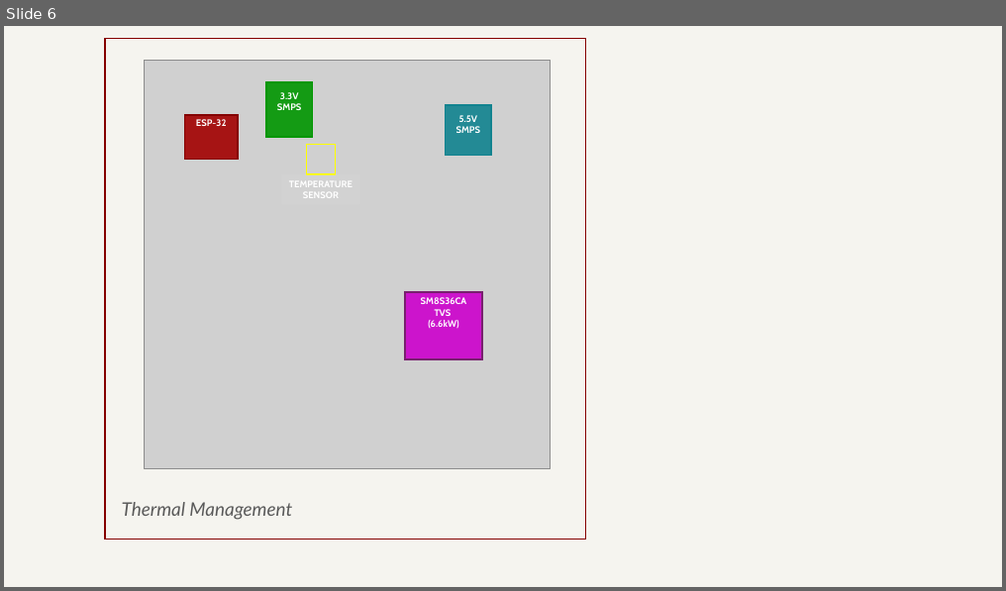
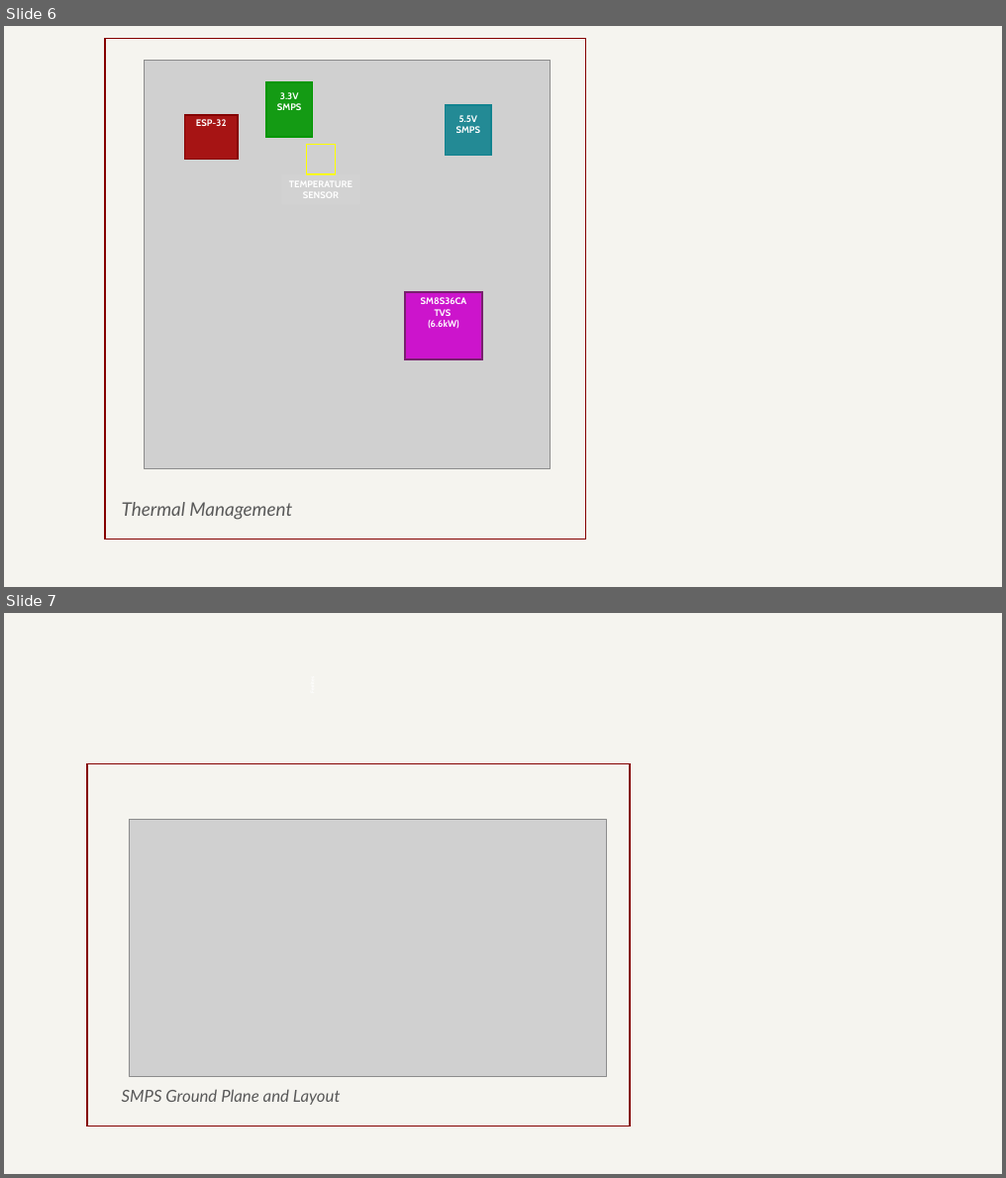
Before and after one commit to SCADYS-IO/docs.scadys.io, a slide deck: .assets/diagrams.pptx. Shown one above the other, each under a label of ours: slide 6 before the commit, slides 6 and 7 after it. The pictures are 1006x591 and 1006x1178 pixels, drawn with LibreOffice and Linux fonts; fonts in the diff are those of the drawing; grey boxes stand for pictures. Boxes give left, top, right and bottom in pixels: in the first picture for what was removed or moved away, otherwise in the second. Text is boxed around its words. In the diff, an @@ line names an element or a change of style, - is before the commit and + after.

```diff
--- a/.assets/diagrams.pptx
+++ b/.assets/diagrams.pptx
@@ slide 7 added at (x1=4, y1=613, x2=1002, y2=1174), background #F5F4EF @@
@@ rectangle added at (x1=87, y1=764, x2=629, y2=1127), fill #F5F4EF, outline #840000 1.5 pt @@
@@ picture added at (x1=129, y1=820, x2=607, y2=1077) @@
@@ title added at (x1=122, y1=1089, x2=341, y2=1105), 16 pt, text #595959, italic @@
+SMPS Ground Plane and Layout
```
Also in this commit, not shown: 11 other files.
